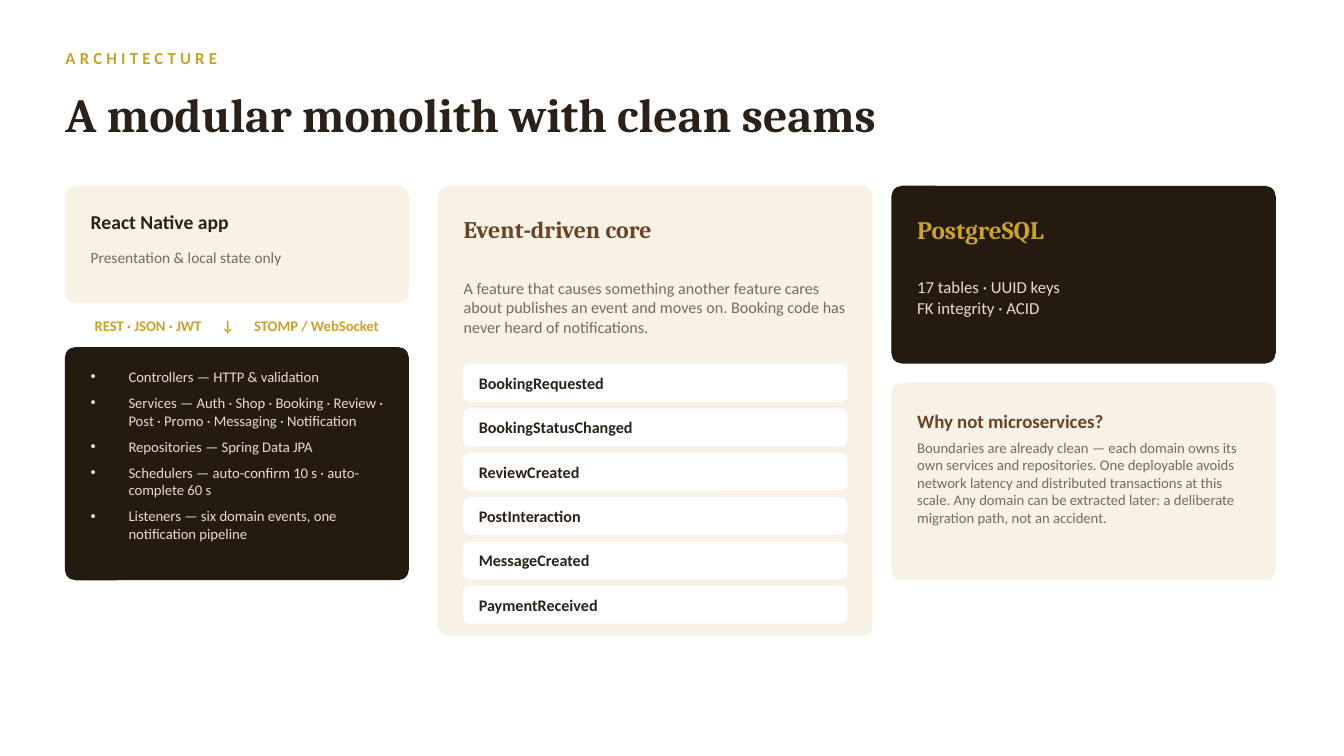
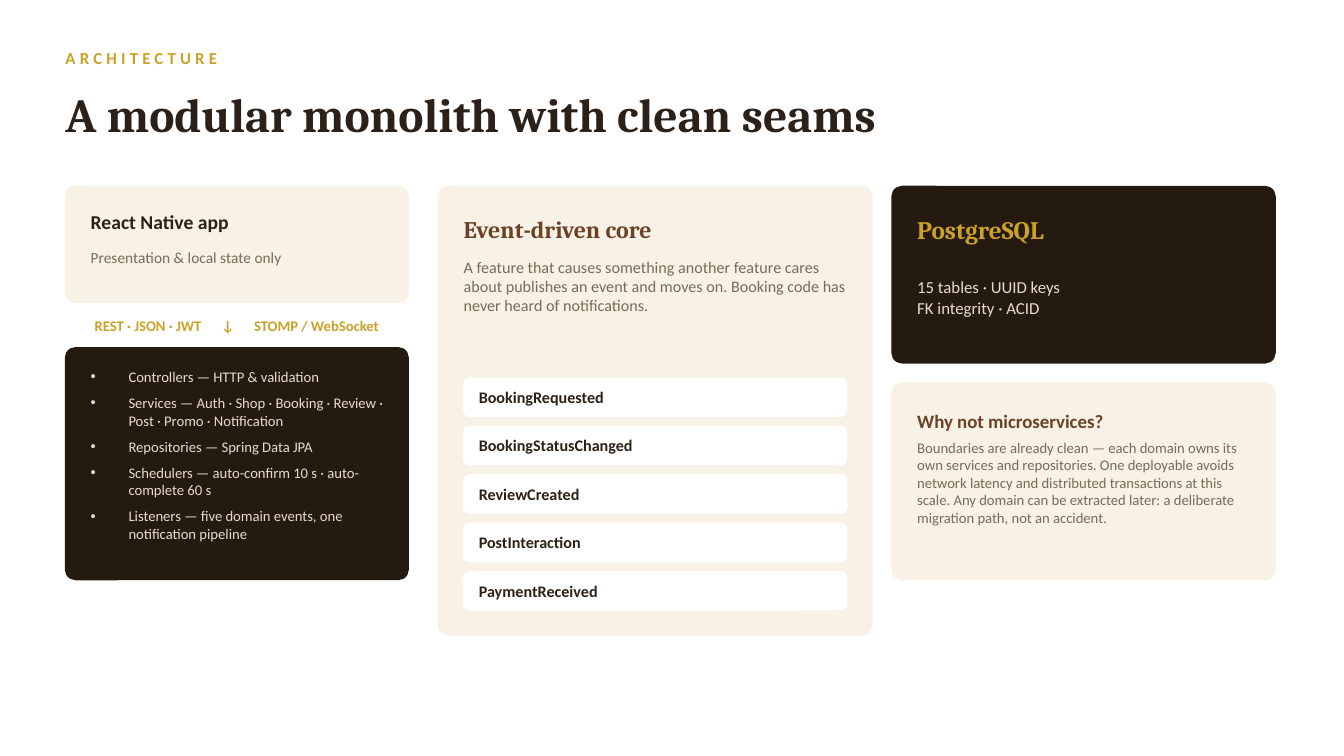
Before and after one commit to AdesinaElijah/stylebook, a slide deck: slide 6 of docs/StyleBook-Defense.pptx. Drawn at 1344x756 pixels with LibreOffice and Linux fonts; fonts in the diff are those of the drawing. Boxes give left, top, right and bottom in pixels: in the first picture for what was removed or moved away, otherwise in the second. Text is boxed around its words. In the diff, an @@ line names an element or a change of style, - is before the commit and + after.

```diff
--- a/docs/StyleBook-Defense.pptx
+++ b/docs/StyleBook-Defense.pptx
@@ text "A feature that causes something ..." at box(464, 262, 846, 311): vertical alignment middle to top @@
@@ text at box(917, 281, 1060, 296): text changed @@
-17 tables · UUID keys
+15 tables · UUID keys
@@ text at box(129, 398, 376, 426): text changed @@
-• Services — Auth · Shop · Booking · Review · Post · Promo · Messaging · Notification
+• Services — Auth · Shop · Booking · Review · Post · Promo · Notification
@@ 2 texts, 2 rounded rectangles: place and size @@
-2 texts, 2 rounded rectangles at box(464, 365, 847, 446)
+2 texts, 2 rounded rectangles at box(464, 378, 847, 465)
@@ rounded rectangle: place and size @@
-rounded rectangle at box(464, 454, 847, 490)
+rounded rectangle at box(464, 475, 847, 513)
@@ proportions changed in 5 elements at box(464, 378, 847, 416), box(464, 572, 847, 610), box(464, 426, 847, 465), box(464, 523, 847, 562), box(464, 475, 847, 513) @@
@@ text "ReviewCreated": place and size @@
-text "ReviewCreated" at box(479, 466, 580, 478)
+text "ReviewCreated" at box(479, 488, 580, 500)
@@ rounded rectangle removed at box(464, 498, 847, 534) @@
@@ text at box(129, 511, 343, 542): text changed @@
-• Listeners — six domain events, one notification pipeline
+• Listeners — five domain events, one notification pipeline
@@ rounded rectangle: place and size @@
-rounded rectangle at box(464, 542, 847, 579)
+rounded rectangle at box(464, 523, 847, 562)
@@ text "PostInteraction": place and size @@
-text "PostInteraction" at box(479, 510, 581, 522)
+text "PostInteraction" at box(479, 536, 581, 548)
@@ text removed at box(479, 554, 590, 569) @@
-MessageCreated
@@ rounded rectangle: place and size @@
-rounded rectangle at box(464, 587, 847, 623)
+rounded rectangle at box(464, 572, 847, 610)
@@ text "PaymentReceived": place and size @@
-text "PaymentReceived" at box(479, 599, 598, 614)
+text "PaymentReceived" at box(479, 585, 598, 600)
```
Also in this commit, not shown: 10 other slides changed, 2 other files.
